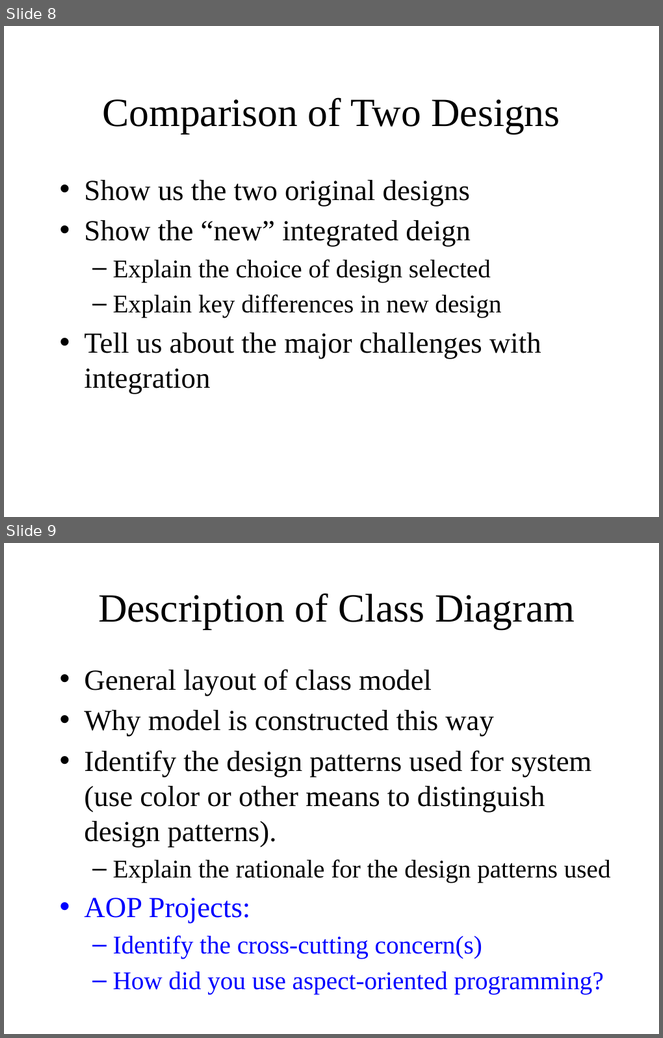
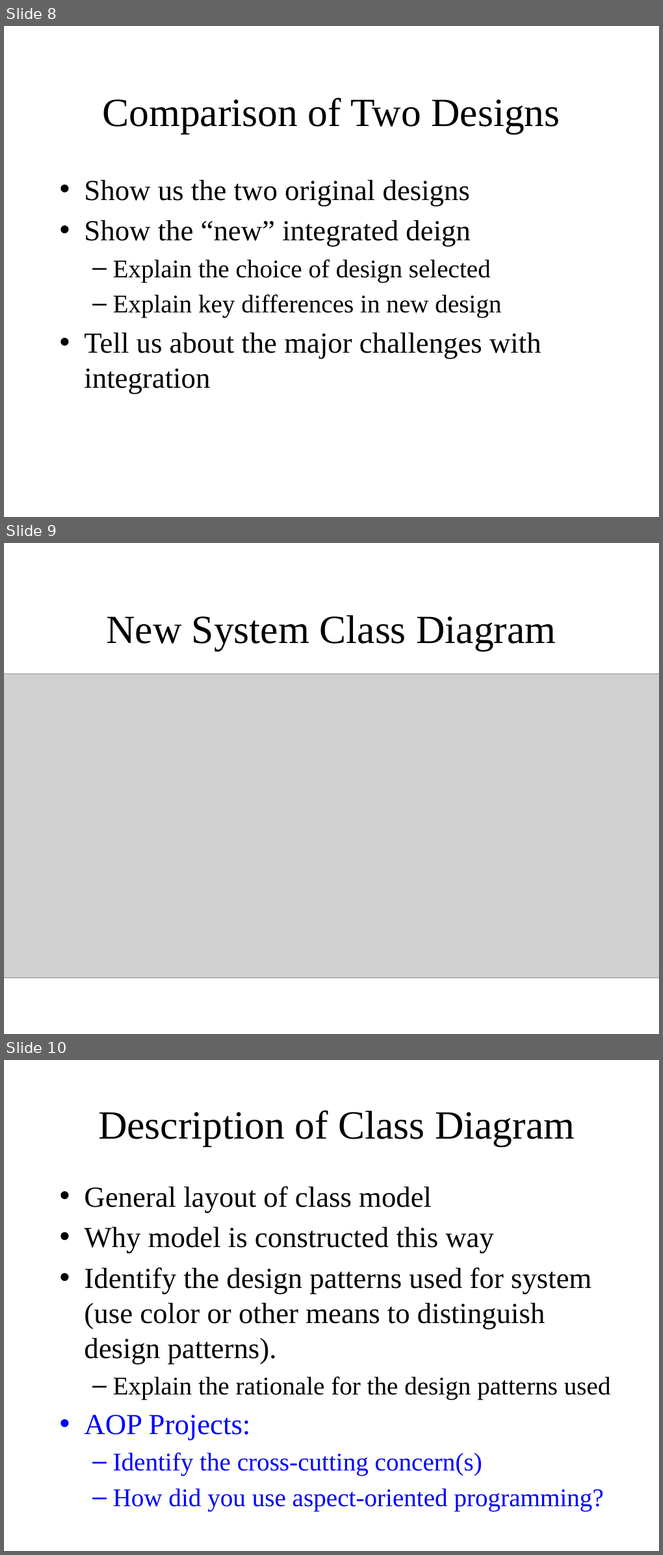
Before and after one commit to OlaYaser/cse870, a slide deck: miniProj2pres.pptx. Shown one above the other, each under a label of ours: slides 8 and 9 before the commit, slides 8, 9 and 10 after it. The pictures are 663x1038 and 663x1555 pixels, drawn with LibreOffice and Linux fonts; fonts in the diff are those of the drawing; grey boxes stand for pictures. Boxes give left, top, right and bottom in pixels: in the first picture for what was removed or moved away, otherwise in the second. Text is boxed around its words. In the diff, an @@ line names an element or a change of style, - is before the commit and + after.

Commit message:
Diagram Updates

```diff
--- a/miniProj2pres.pptx
+++ b/miniProj2pres.pptx
@@ slide 9 added at [4,543,659,1034], background #FFFFFF @@
@@ title added at [106,615,556,651], 44 pt, text #000000 @@
+New System Class Diagram
@@ picture added at [4,674,659,978] @@
@@ what was slide 9 is now slide 10 @@
```
Also in this commit, not shown: 1 slide changed.
